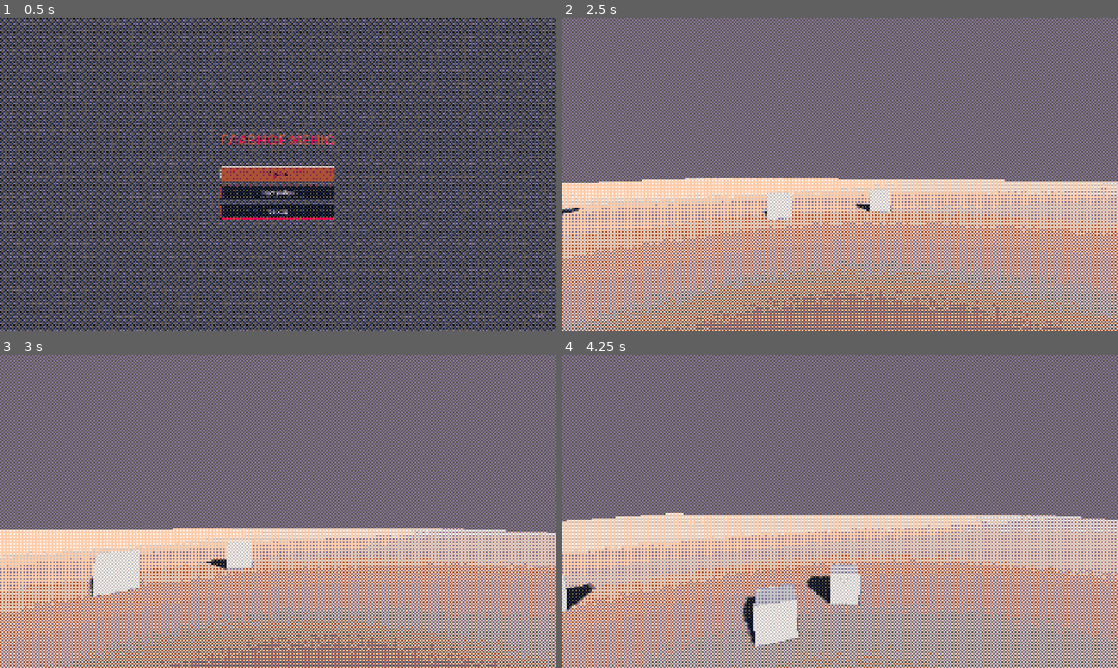
Above: before the commit, frames 1-4 (two rows, left to right).
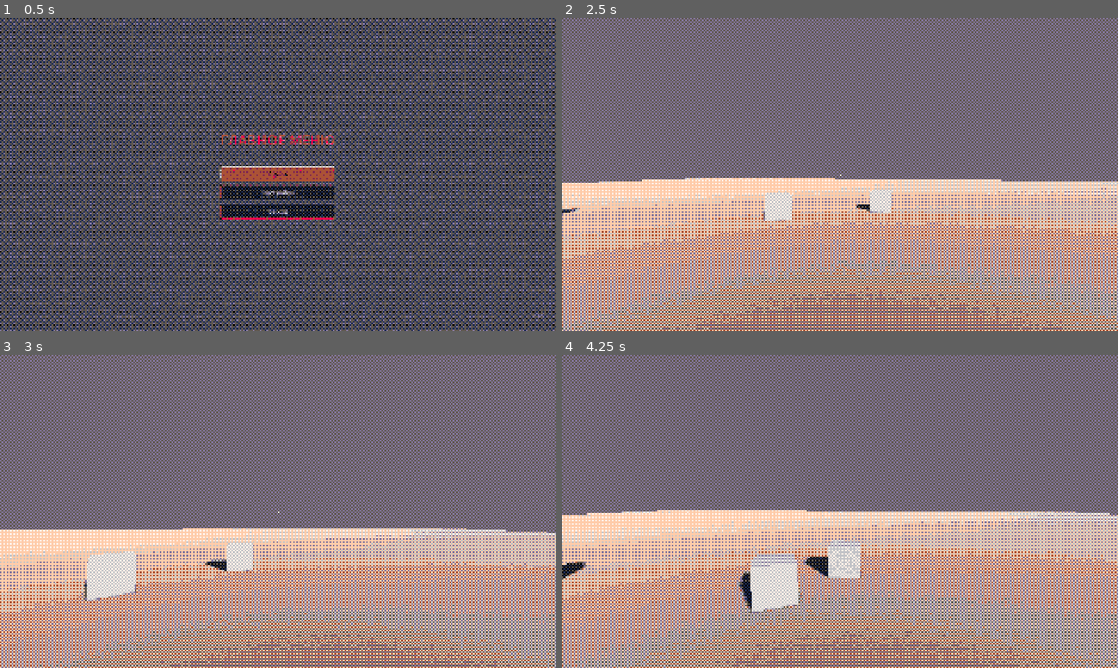
Above: after the commit, the same moments.

Repository: avictasacrifice/godot-templates-2026-3d
Game: Godot game, scene res://_Game/Scene/menu/main menu.tscn
Two runs of this game, one before a commit and one after it. Both use one fixed random seed, a clock stepped at 60 frames per second and the inputs below.
Inputs (mouse positions are in pixels of both pictures, inside the frame that each line leads up to):
- Up to frame 1 (0.5 s): no input
- Up to frame 2 (2.5 s): click "Играть" at 0.5 s; move the mouse to (867, 174) at 1.27 s; tap A (a) at 1.35 s; tap D (d) at 1.55, 2.1 s; move the mouse to (812, 174) at 2.02 s; click (812, 174) at 2.3 s
- Up to frame 3 (3 s): move the mouse to (289, 505) at 2.77 s; press the mouse at (289, 505) at 2.78 s
- Up to frame 4 (4.25 s): tap S (s) at 3.05, 3.6 s; move the mouse to (834, 517) at 3.52 s; release the mouse at (834, 517) at 3.53 s; tap Space (space) at 3.8 s

Frame 1 is identical in both runs. In frame 2, 0.1% of the frame differs, in the area x 0-80%, y 50-65%; in frame 3, 0.5%; in frame 4, 13%, in the area x 0-100%, y 49-100%.

Commit message:
Исправленный коммит

Diff:
--- a/_Game/Scene/bullet/bullet.gd
+++ b/_Game/Scene/bullet/bullet.gd
@@ -2,18 +2,79 @@
 
 const SPEED := 120.0
 const LIFETIME := 2.0
+const DAMAGE := 1
+const HIT_MARGIN := 0.2   # небольшой запас, чтобы луч гарантированно достал поверхность
+
+## Слои, с которыми пуля сталкивается (по умолчанию всё).
+@export_flags_3d_physics var hit_mask: int = 0xFFFFFFFF
+
+var _target_point := Vector3.ZERO
+var _target_collider: Object = null
+var _has_target := false
+var _exclude: Array[RID] = []
+var _done := false
+
 
 func _ready() -> void:
-	body_entered.connect(_on_body_entered)
-
+	# Игрока в луче исключаем, чтобы пуля не била стрелка у дула.
+	var player := get_tree().get_first_node_in_group("player") as CollisionObject3D
+	if player:
+		_exclude.append(player.get_rid())
 	get_tree().create_timer(LIFETIME).timeout.connect(queue_free)
 
+
+## Вызывается игроком при выстреле. Если луч попал, collider != null.
+func set_target(point: Vector3, collider: Object) -> void:
+	_target_point = point
+	_target_collider = collider
+	_has_target = collider != null
+
+
 func _physics_process(delta: float) -> void:
+	if _done:
+		return
 
-	global_position += -global_transform.basis.z * SPEED * delta
+	var dir := -global_transform.basis.z
+	var step := SPEED * delta
+	var from := global_position
+	var to := from + dir * (step + HIT_MARGIN)
 
-func _on_body_entered(body: Node) -> void:
-	Audio.play(&"hit")
-	if body.has_method("take_damage"):
-		body.take_damage(1)
+	# --- Непрерывная проверка пути за этот кадр ---
+	var q := PhysicsRayQueryParameters3D.create(from, to, hit_mask, _exclude)
+	q.collide_with_areas = true
+	q.hit_from_inside = true   # работает, даже если пуля родилась внутри коллайдера
+	var hit := get_world_3d().direct_space_state.intersect_ray(q)
+	if not hit.is_empty():
+		global_position = hit.position
+		_on_hit(hit.collider)
+		return
+
+	# --- Гарантия: долетели до цели, которую поймал прицельный луч ---
+	if _has_target and from.distance_to(_target_point) <= step:
+		global_position = _target_point
+		if is_instance_valid(_target_collider):
+			_on_hit(_target_collider)
+		else:
+			_finish()
+		return
+
+	global_position = from + dir * step
+
+
+func _on_hit(collider: Object) -> void:
+
+	var target := collider
+	# Хитбокс может быть дочерним узлом врага (Area3D / StaticBody3D внутри).
+	if not target.has_method("take_damage") and target is Node:
+		var parent := (target as Node).get_parent()
+		if parent and parent.has_method("take_damage"):
+			target = parent
+	if target.has_method("take_damage"):
+		target.take_damage(DAMAGE)
+
+	_finish()
+
+
+func _finish() -> void:
+	_done = true
 	queue_free()
--- a/_Game/Scene/bullet/bullet.tscn
+++ b/_Game/Scene/bullet/bullet.tscn
@@ -18,6 +18,7 @@
 collision_layer = 0
 collision_mask = 2
 script = ExtResource("1_lp5t8")
+hit_mask = 4294967294
 
 [node name="CollisionShape3D" type="CollisionShape3D" parent="." unique_id=1769492564]
 shape = SubResource("BoxShape3D_1jhmp")
--- a/_Game/Scene/enemy/enemy.gd
+++ b/_Game/Scene/enemy/enemy.gd
@@ -129,6 +129,7 @@
 #  ПОЛУЧЕНИЕ УРОНА / СМЕРТЬ
 # ============================================================
 func take_damage(amount: int) -> void:
+	Audio.play(&"hit")
 	if _is_dead:
 		return
 
--- a/_Game/Scene/main/MAIN.tscn
+++ b/_Game/Scene/main/MAIN.tscn
@@ -5,6 +5,7 @@
 [ext_resource type="PackedScene" uid="uid://b6q1x3okocxa6" path="res://_Game/Scene/enemy/enemy.tscn" id="3_w20bv"]
 [ext_resource type="Shader" uid="uid://6vvrsg3cndc6" path="res://_Game/Scene/main/dither.gdshader" id="4_3njoo"]
 [ext_resource type="Script" uid="uid://budg5tjkdblb7" path="res://_Game/Scene/main/palette_controller.gd" id="5_53km8"]
+[ext_resource type="PackedScene" uid="uid://md4i81caa8hl" path="res://_Game/Scene/menu/game_over.tscn" id="6_53km8"]
 
 [sub_resource type="Environment" id="Environment_hl1nl"]
 background_mode = 1
@@ -40,10 +41,11 @@
 [node name="WorldEnvironment" type="WorldEnvironment" parent="." unique_id=1217041312]
 environment = SubResource("Environment_hl1nl")
 
-[node name="CharacterBody3D" type="CharacterBody3D" parent="." unique_id=1616475035]
+[node name="CharacterBody3D" type="CharacterBody3D" parent="." unique_id=1616475035 node_paths=PackedStringArray("gameover")]
 transform = Transform3D(1, 0, 0, 0, 1, 0, 0, 0, 1, 0, 0.8171024, 0)
 script = ExtResource("1_dyvsr")
 BulletScene = ExtResource("2_67t6u")
+gameover = NodePath("../CanvasLayer/Shader/ColorRect/GameOver")
 
 [node name="CollisionShape3D" type="CollisionShape3D" parent="CharacterBody3D" unique_id=2129612299]
 shape = SubResource("CapsuleShape3D_hl1nl")
@@ -53,6 +55,7 @@
 
 [node name="Muzzle" type="Marker3D" parent="CharacterBody3D/Camera3D" unique_id=1806626888]
 transform = Transform3D(1, 0, 0, 0, 1, 0, 0, 0, 1, 0, 0, -0.03)
+gizmo_extents = 0.0
 
 [node name="CSGBox3D" type="CSGBox3D" parent="." unique_id=1023346647]
 transform = Transform3D(100, 0, 0, 0, 0.1, 0, 0, 0, 100, 0, 0, 0)
@@ -103,6 +106,24 @@
 mouse_filter = 2
 script = ExtResource("5_53km8")
 
+[node name="GameOver" parent="CanvasLayer/Shader/ColorRect" unique_id=125990859 instance=ExtResource("6_53km8")]
+layout_mode = 1
+game_scene = "uid://d1n6oc3tfm8ls"
+menu_scene = "uid://dqaf8qss06d7m"
+
+[node name="ColorRect" type="ColorRect" parent="CanvasLayer" unique_id=1231497691]
+anchors_preset = 8
+anchor_left = 0.5
+anchor_top = 0.5
+anchor_right = 0.5
+anchor_bottom = 0.5
+offset_right = 4.0
+offset_bottom = 4.0
+grow_horizontal = 2
+grow_vertical = 2
+pivot_offset = Vector2(2, 2)
+mouse_filter = 2
+
 [node name="Light" type="Node3D" parent="." unique_id=1854685419]
 
 [node name="DirectionalLight3D" type="DirectionalLight3D" parent="Light" unique_id=1669331146]
--- a/_Game/Scene/main/player.gd
+++ b/_Game/Scene/main/player.gd
@@ -5,7 +5,7 @@
 # ============================================================
 
 # --- Основа ---
-var health: int = 100
+var health: int = 10
 const SPEED := 10.0
 const MAX_SPEED := 50.0
 const GRAVITY := 20.0
@@ -16,9 +16,14 @@
 const FRICTION := 12.0
 const STOP_SPEED := 1.8
 
-# --- Воздух ---
-const AIR_ACCEL := 8.0               # ↓ слабее, бхоп не разгоняет как раньше
-const AIR_TURN_RATE := 4.0           # ↓ меньше руления в воздухе
+# --- Воздух (подстроено под уворачивание) ---
+const AIR_ACCEL := 12.0              # ↑ можно резко менять направление в прыжке
+const AIR_TURN_RATE := 5.5           # ↑ лучше руление на скорости
+
+# --- Бхоп ---
+const BHOP_SOFT_CAP := 16.0          # выше этой скорости каждый прыжок слегка "съедает" излишек
+const BHOP_EXCESS_KEEP := 0.88       # какую долю излишка сохраняем за прыжок
+const JUMP_CUT := 0.55               # отпустил пробел раньше -> прыжок ниже (быстрые мелкие уклонения)
 
 # --- Jump feel ---
 const COYOTE_TIME := 0.12
@@ -30,33 +35,45 @@
 const MOUSE_SENSITIVITY := 0.0026
 const PITCH_LIMIT := deg_to_rad(88.0)
 
-# --- Compress / Launch (главный источник скорости) ---
+# --- Compress / Launch ---
 const COMPRESS_DECEL := 2.0
 const COMPRESS_STEER := 22.0
-const COMPRESS_AIR_STEER := 14.0     # ↓
+const COMPRESS_AIR_STEER := 14.0
 const COMPRESS_AIR_DECEL_MULT := 0.35
 const COMPRESS_WINDOW_MIN := 0.12
 const COMPRESS_WINDOW_MAX := 0.40
 const COMPRESS_OVERHOLD := 0.75
-const LAUNCH_IMPULSE := 28.0         # ↑ сильнее
-const LAUNCH_UP_POP := 5.5           # ↑
+const LAUNCH_IMPULSE := 28.0
+const LAUNCH_UP_POP := 5.5
 const LAUNCH_MIN_CHARGE := 0.25
-const LAUNCH_COOLDOWN := 0.25        # защита от спама, не влияет на игру
+const LAUNCH_COOLDOWN := 0.25
 const TUCK_DURATION := 0.22
 
 # --- Dash window ---
-const DASH_WINDOW := 0.40            # ↑ дэш длиннее
+const DASH_WINDOW := 0.40
 const DASH_AIR_ACCEL_MULT := 1.8
 const DASH_FRICTION_MULT := 0.15
 const DASH_FOV_KICK := 18.0
-const DASH_TURN_RATE := 7.0          # ↓
-
-# --- Отбрасывание от оружия ---
-const WEAPON_KNOCKBACK := 3.5        # ↓
-const WEAPON_KNOCKBACK_UP_MULT := 1.6 # ↓
+const DASH_TURN_RATE := 7.0
+
+# --- Отбрасывание от оружия (сильно уменьшено) ---
+const WEAPON_KNOCKBACK := 1.0        # было 3.5
+const WEAPON_KNOCKBACK_UP_MULT := 0.5 # было 1.6
+const WEAPON_KNOCKBACK_MAX := 2.5    # потолок прироста скорости за выстрел
+
+# --- Прицеливание (рейкаст + помощь прицела) ---
+const AIM_RANGE := 200.0
+const AIM_ASSIST_RADIUS := 0.6       # "примерно попал" — радиус сферы вокруг линии прицела
+
+## Слои, по которым стреляем лучом (по умолчанию всё).
+@export_flags_3d_physics var aim_mask: int = 0xFFFFFFFF
+## Слой(и) врагов для aim-assist. Поставь сюда физический слой врагов.
+## Если 0 — помощь прицела отключена, работает только точный луч.
+@export_flags_3d_physics var assist_mask: int = 2
 
 @export var BulletScene : PackedScene
 
+@export var gameover: Control
 @onready var camera: Camera3D = $Camera3D
 @onready var muzzle: Marker3D = $Camera3D/Muzzle
 
@@ -73,6 +90,7 @@
 var _coyote_timer := 0.0
 var _dash_timer := 0.0
 var _launch_cooldown := 0.0
+var _jump_cut_ready := false
 
 var _col: CollisionShape3D
 var _col_orig_height := 0.0
@@ -149,11 +167,21 @@
 		if _is_compressing:
 			_end_compress(false)
 		velocity.y = JUMP_VELOCITY
+		_apply_bhop_soft_cap()
 		_jump_buffer_timer = 0.0
 		_coyote_timer = 0.0
+		_jump_cut_ready = true
 		jumped = true
 
-	# --- Tuck / Launch: работает ВЕЗДЕ, всегда ---
+	# --- Короткий прыжок при раннем отпускании пробела ---
+	if _jump_cut_ready:
+		if velocity.y <= 0.0:
+			_jump_cut_ready = false
+		elif not Input.is_action_pressed("space"):
+			velocity.y *= JUMP_CUT
+			_jump_cut_ready = false
+
+	# --- Tuck / Launch ---
 	var shift_held := Input.is_action_pressed("compress")
 	var shift_just := Input.is_action_just_pressed("compress")
 	var tuck_just := Input.is_action_just_pressed("tuck")
@@ -227,6 +255,21 @@
 	vel.x = new_dir.x * hs
 	vel.z = new_dir.z * hs
 	return vel
+
+
+## Мягкий потолок бхопа: излишек скорости над BHOP_SOFT_CAP слегка гасится
+## при каждом прыжке. Во время дэша от лонча не трогаем.
+func _apply_bhop_soft_cap() -> void:
+	if _dash_timer > 0.0:
+		return
+	var hv := Vector3(velocity.x, 0.0, velocity.z)
+	var hs := hv.length()
+	if hs <= BHOP_SOFT_CAP:
+		return
+	var new_hs := BHOP_SOFT_CAP + (hs - BHOP_SOFT_CAP) * BHOP_EXCESS_KEEP
+	var r := new_hs / hs
+	velocity.x *= r
+	velocity.z *= r
 
 
 func _process_ground(delta: float, wish_dir: Vector3) -> void:
@@ -322,6 +365,7 @@
 			if velocity.y < up:
 				velocity.y = up
 
+			_jump_cut_ready = false # поп от лонча не должен обрезаться
 			_dash_timer = DASH_WINDOW
 			_launch_cooldown = LAUNCH_COOLDOWN
 			Shaker.play(0.18, 0.3, Tween.TRANS_EXPO)
@@ -353,24 +397,110 @@
 
 
 # ============================================================
+#  ПРИЦЕЛИВАНИЕ
+# ============================================================
+## Возвращает { "point": Vector3, "collider": Object или null }.
+## 1) Точный луч из центра камеры.
+## 2) Если луч промахнулся — сферический свип (aim-assist) по врагам.
+func _find_aim_target() -> Dictionary:
+	var space := get_world_3d().direct_space_state
+	var from := _aim_origin()
+	var dir := -camera.global_transform.basis.z
+	var to := from + dir * AIM_RANGE
+	var self_rid := get_rid()
+
+	# --- 1. Точный луч ---
+	var ray := PhysicsRayQueryParameters3D.create(from, to, aim_mask, [self_rid])
+	ray.collide_with_areas = true
+	var hit := space.intersect_ray(ray)
+	if not hit.is_empty():
+		return {"point": hit.position, "collider": hit.collider}
+
+	# --- 2. Помощь прицела ---
+	if assist_mask != 0:
+		var sphere := SphereShape3D.new()
+		sphere.radius = AIM_ASSIST_RADIUS
+
+		var q := PhysicsShapeQueryParameters3D.new()
+		q.shape = sphere
+		q.transform = Transform3D(Basis.IDENTITY, from)
+		q.motion = dir * AIM_RANGE
+		q.collision_mask = assist_mask
+		q.exclude = [self_rid]
+		q.collide_with_areas = true
+
+		var motion := space.cast_motion(q)
+		if motion.size() == 2 and motion[1] < 1.0:
+			# Сфера в точке касания -> узнаём, кого и где задели.
+			q.transform = Transform3D(Basis.IDENTITY, from + dir * AIM_RANGE * motion[1])
+			q.motion = Vector3.ZERO
+			q.margin = 0.05
+			var rest := space.get_rest_info(q)
+			if not rest.is_empty():
+				var target_point: Vector3 = rest.point
+				var target_collider := instance_from_id(rest.collider_id)
+
+				# Проверка прямой видимости: стены между нами и врагом не пропускаем.
+				var los := PhysicsRayQueryParameters3D.create(from, target_point, aim_mask, [self_rid])
+				los.collide_with_areas = true
+				var los_hit := space.intersect_ray(los)
+				if los_hit.is_empty() or los_hit.collider == target_collider:
+					return {"point": target_point, "collider": target_collider}
+
+	# --- Промах: летим вдоль линии прицела ---
+	return {"point": to, "collider": null}
+
+
+# ============================================================
 #  ОРУЖИЕ
 # ============================================================
+## Реальная точка, из которой камера "видит" мир: Shaker двигает камеру
+## через h_offset/v_offset, а global_position при этом не меняется.
+func _aim_origin() -> Vector3:
+	var b := camera.global_transform.basis
+	return camera.global_position + b.x * camera.h_offset + b.y * camera.v_offset
+
+
 func shoot() -> void:
+	# Сначала считаем цель (до тряски камеры), потом эффекты.
+	var target := _find_aim_target()
+	var target_point: Vector3 = target.point
+
 	Audio.play(&"shot")
 	Shaker.play(0.15, 0.25, Tween.TRANS_EXPO)
 
-	var bullet := BulletScene.instantiate()
+	var bullet := BulletScene.instantiate() as Node3D
 	get_tree().current_scene.add_child(bullet)
-	bullet.global_transform = muzzle.global_transform
-
+	# Старт на линии прицела, чуть впереди камеры (а не из смещённого дула).
+	var origin := _aim_origin() - camera.global_transform.basis.z * 0.5
+	bullet.global_transform = Transform3D(camera.global_transform.basis, origin)
+
+	# Разворачиваем пулю к точке попадания (пуля летит по -Z).
+	var to_target: Vector3 = target_point - bullet.global_position
+	if to_target.length() > 0.1:
+		var up := Vector3.UP
+		if absf(to_target.normalized().dot(Vector3.UP)) > 0.999:
+			up = Vector3.RIGHT
+		bullet.look_at(target_point, up)
+
+	# Необязательно: пуля может узнать цель (например, чтобы гарантированно попасть).
+	if bullet.has_method("set_target"):
+		bullet.set_target(target_point, target.collider)
+
+	_apply_weapon_knockback()
+
+
+func _apply_weapon_knockback() -> void:
 	var aim := -camera.global_transform.basis.z
 	var knock := -aim * WEAPON_KNOCKBACK
 	if knock.y > 0.0:
 		knock.y *= WEAPON_KNOCKBACK_UP_MULT
+	knock = knock.limit_length(WEAPON_KNOCKBACK_MAX)
 	velocity += knock
+
 
 func take_damage(amount: int) -> void:
 	health -= amount
 	print("Игрок: ", health)
 	if health <= 0:
-		pass
+		gameover.build("пососи")
--- /dev/null
+++ b/_Game/Scene/menu/game_over.gd
@@ -0,0 +1,120 @@
+extends Control
+## Экран поражения на базе автолоада UIKit.
+##
+## Вешается на корневой Control сцены game_over.tscn (или открывается
+## как оверлей поверх игры — тогда добавь его в CanvasLayer и вызови show()).
+##
+## Использование:
+##   * если это отдельная сцена — просто переключись на неё при смерти игрока;
+##   * если оверлей — вызови build() из места, где зафиксирована смерть.
+##
+## Игра ставится на паузу и курсор показывается автоматически.
+## Escape / «В главное меню» / «Заново» корректно снимут паузу.
+
+signal retry_requested
+signal menu_requested
+signal quit_requested
+
+@export_file("*.tscn") var game_scene: String = ""    # куда вернуться по «Заново»
+@export_file("*.tscn") var menu_scene: String = ""    # куда вернуться в главное меню
+
+## Причина поражения (опционально) — выводится под заголовком.
+var reason: String = ""
+## Статистика (пары «подпись → значение»), отображается строками.
+var stats: Dictionary = {}
+
+var _shown := false
+
+
+func _ready() -> void:
+	mouse_filter = Control.MOUSE_FILTER_IGNORE
+
+func _exit_tree() -> void:
+	# Страховка: UIKit-слой живёт в /root, а не в сцене.
+	if UIKit.is_open():
+		UIKit.close_screen()
+
+
+# =====================================================================
+# Публичный API
+# =====================================================================
+## Показать экран. Можно вызвать повторно — перерисует содержимое.
+func build(p_reason := "", p_stats := {}) -> void:
+	if p_reason != "":
+		reason = p_reason
+	if not p_stats.is_empty():
+		stats = p_stats
+
+	_shown = true
+	# release_mouse = true, pause_game = true → курсор + пауза
+	UIKit.create_screen(true, true)
+
+	UIKit.vbox()
+	UIKit.title("ПОРАЖЕНИЕ", UIKit.C_ACCENT)
+	if reason != "":
+		UIKit.dim(reason, UIKit.Align.CENTER)
+	UIKit.spacer(20)
+
+	if not stats.is_empty():
+		UIKit.panel()
+		_build_stats()
+		UIKit.pop_parent()          # выйти из панели целиком
+		UIKit.spacer(10)
+
+	UIKit.spacer(20)
+	UIKit.button("Заново",         _on_retry, true, true)   # accent + фокус
+	UIKit.button("В главное меню", _on_menu)
+	UIKit.button("Выход",          _on_quit)
+	UIKit.pop_parent()
+
+	UIKit.dim("Esc — заново", UIKit.Align.BOTTOM_LEFT)
+	UIKit.fade_in()
+
+
+func hide_screen() -> void:
+	_shown = false
+	if UIKit.is_open():
+		UIKit.close_screen()
+
+
+# =====================================================================
+# Внутреннее
+# =====================================================================
+func _build_stats() -> void:
+	for key in stats.keys():
+		UIKit.text("%s: %s" % [str(key), str(stats[key])], UIKit.FONT_BODY, UIKit.C_TEXT)
+
+
+# =====================================================================
+# Действия
+# =====================================================================
+func _on_retry() -> void:
+	_shown = false
+	UIKit.close_screen()
+	retry_requested.emit()
+	if game_scene != "" and ResourceLoader.exists(game_scene):
+		# deferred — чтобы сигнальные обработчики успели отработать
+		get_tree().change_scene_to_file.call_deferred(game_scene)
+
+
+func _on_menu() -> void:
+	_shown = false
+	UIKit.close_screen()
+	menu_requested.emit()
+	if menu_scene != "" and ResourceLoader.exists(menu_scene):
+		get_tree().change_scene_to_file.call_deferred(menu_scene)
+
+
+func _on_quit() -> void:
+	_shown = false
+	UIKit.close_screen()
+	quit_requested.emit()
+	get_tree().quit.call_deferred()
+
+
+func _unhandled_input(event: InputEvent) -> void:
+	if not _shown:
+		return
+	if event.is_action_pressed("ui_cancel"):
+		get_viewport().set_input_as_handled()
+		_on_retry()
--- /dev/null
+++ b/_Game/Scene/menu/game_over.tscn
@@ -0,0 +1,12 @@
+[gd_scene format=3 uid="uid://md4i81caa8hl"]
+
+[ext_resource type="Script" uid="uid://c676vsadspejj" path="res://_Game/Scene/menu/game_over.gd" id="1_pe21n"]
+
+[node name="GameOver" type="Control" unique_id=125990859]
+layout_mode = 3
+anchors_preset = 15
+anchor_right = 1.0
+anchor_bottom = 1.0
+grow_horizontal = 2
+grow_vertical = 2
+script = ExtResource("1_pe21n")
Not shown, changed: _Game/Audio/sfx/ui_click_1.wav.import
Not shown, changed: _Game/Audio/sfx/ui_click_2.wav.import
Not shown, changed: _Game/Audio/sfx/ui_hover.wav.import
Not shown, added: _Game/Scene/menu/game_over.gd.uid
Not shown, added: _Game/Audio/sfx/ui_click_1.wav
Not shown, added: _Game/Audio/sfx/ui_click_2.wav
Not shown, added: _Game/Audio/sfx/ui_hover.wav
